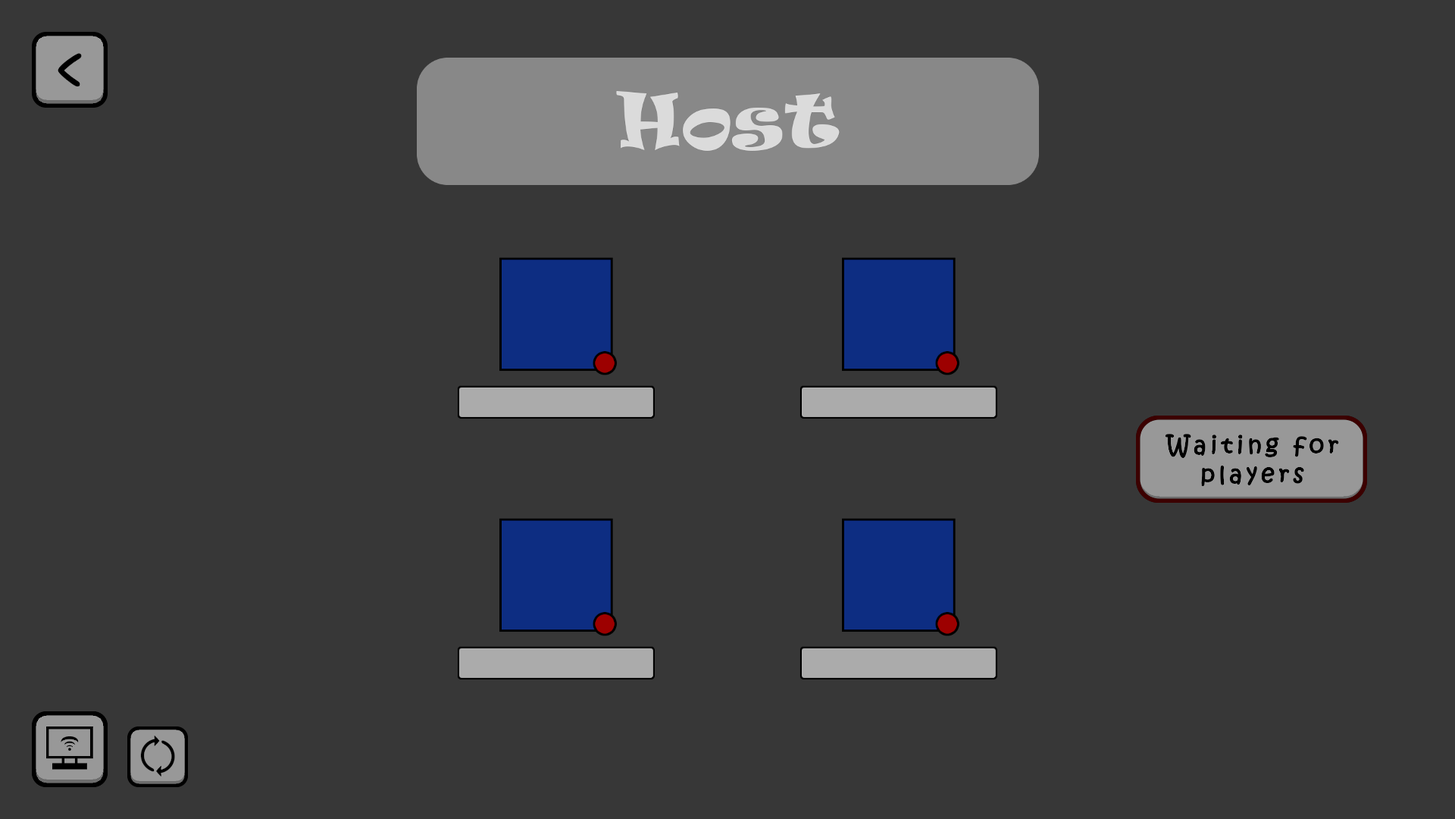
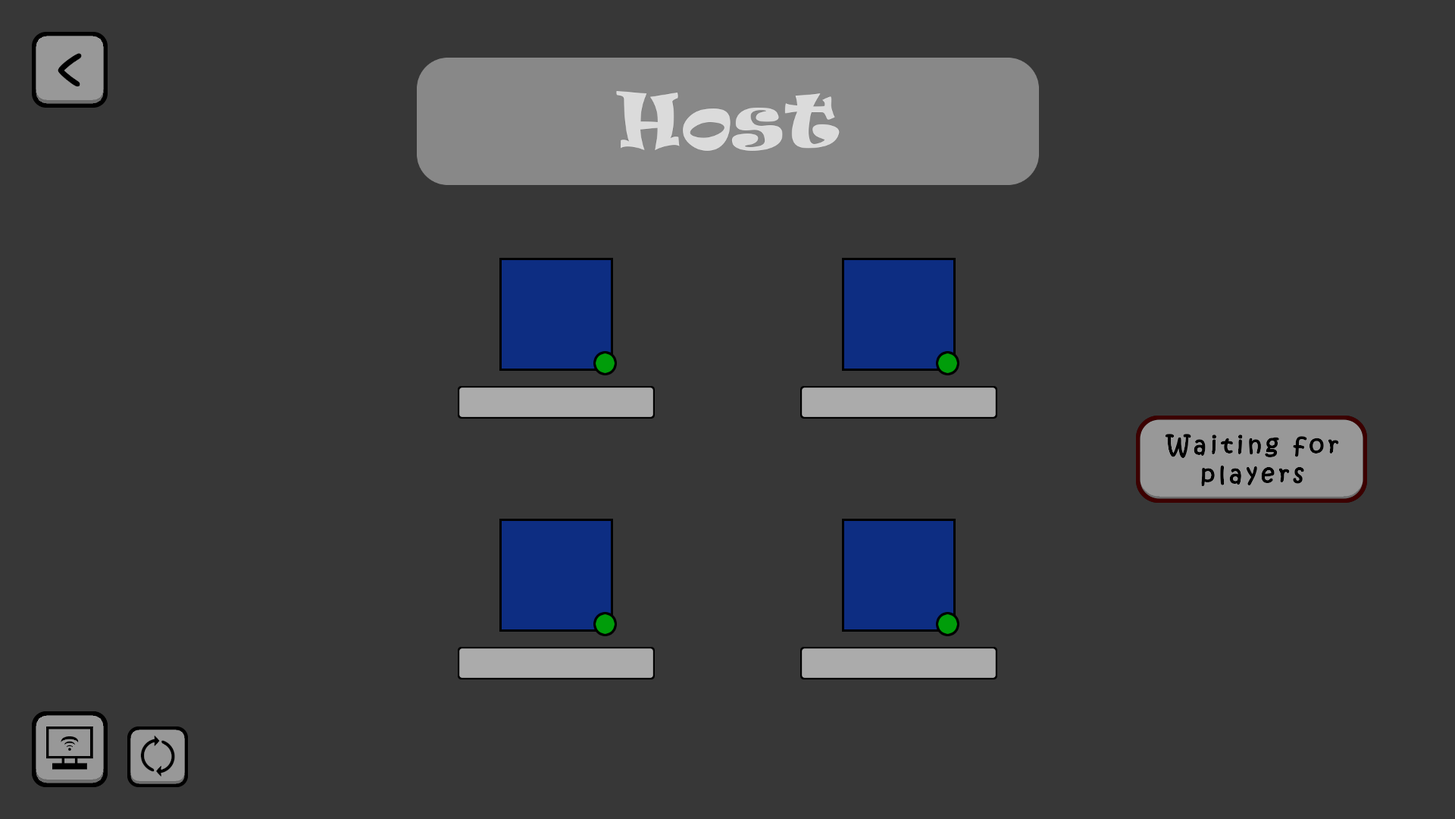
Layered file, before and after one edit (w=1455, h=819). Changes by layer:
removed layer "Copie de Copie de Copie de Calque Copié" from group "Groupe de calques" over [799, 256, 998, 419]
removed layer "Copie de Copie de Calque Copié" from group "Groupe de calques" over [799, 517, 998, 680]
removed layer "Copie de Calque Copié" from group "Groupe de calques" over [457, 517, 655, 680]
removed layer "Calque Copié" from group "Groupe de calques" over [457, 256, 655, 419]
added group "1" with 12 layers in group "Groupe de calques" over [457, 257, 655, 419]
added group "username" with 2 layers in group "1" over [457, 385, 655, 419]
added layer "selected* #4" in group "username" over [457, 385, 655, 419]
added group "bord #1" with 2 layers in group "1" over [501, 257, 614, 371]
added layer "Calque #21" in group "bord #1" over [501, 257, 614, 371]
added layer "Player" in group "1" over [501, 257, 614, 371]
added group "2" with 12 layers in group "Groupe de calques" over [800, 257, 998, 419]
added group "username #1" with 2 layers in group "2" over [800, 385, 998, 419]
added layer "selected* #6" in group "username #1" over [800, 385, 998, 419]
added group "bord #2" with 2 layers in group "2" over [844, 257, 956, 371]
added layer "Calque #24" in group "bord #2" over [844, 257, 956, 371]
added layer "Player #1" in group "2" over [844, 257, 956, 371]
added group "3" with 12 layers in group "Groupe de calques" over [457, 518, 655, 680]
added group "bord #3" with 2 layers in group "3" over [501, 518, 614, 632]
added layer "Calque #27" in group "bord #3" over [501, 518, 614, 632]
added layer "Player #2" in group "3" over [501, 518, 614, 632]
added group "4" with 12 layers in group "Groupe de calques" over [800, 518, 998, 680]
added group "bord #4" with 2 layers in group "4" over [844, 518, 956, 632]
added layer "Calque #30" in group "bord #4" over [844, 518, 956, 632]
added layer "Player #3" in group "4" over [844, 518, 956, 632]
…and 24 more changes (24 added)
